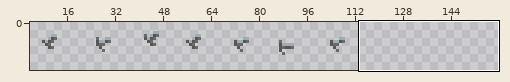
File history of a sprite sheet, overworld/src/assets/sprites/hero_sword/hero_sword_right.png. The picture above shows the old version from afar; the outline marks the close-up.
Close-up. Old version:
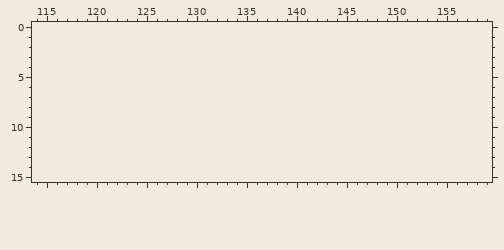
The file is 448x64 pixels, drawn in blocks of 4x4; one block is one cell here. Shown: x 114..159, y 0..15. The old version is drawn lined up with the new one, on the new canvas. The wide view leaves out empty margins.
Palette (. is transparent): 
The same view after the edit:
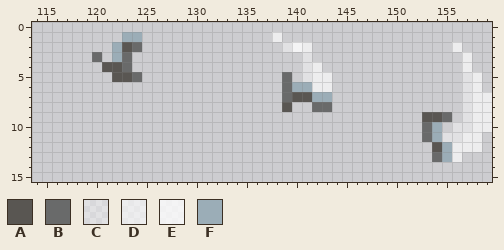
Colours new in this view: A #595652  B #696a6a  C #ffffff67  D #ffffffa4  E #ffffffc9  F #9badb7
The author wrote: half done with sword attack animations
Diff:
canvas 112x16 -> 160x16, the old top-left corner now at 1,0
The edit adds colour A in row 2 at x 123; in row 4 at x 121 to 122; in row 5 at x 122 to 123; in row 7 at x 140 to 141; in row 8 at x 139; in row 9 at x 153 to 154.
The edit adds colour A in row 12 at x 154.
The edit adds colour B in row 2 at x 124; in row 3 at x 120 and 123; in row 4 at x 123; in row 5 at x 124 and 139; in rows 6 to 7 at x 139; in row 8 at x 142 to 143.
The edit adds colour B in row 9 at x 155; in rows 10 to 11 at x 153; in row 13 at x 154.
The edit adds colour C in row 2 at x 139; in rows 3 to 4 at x 141; in row 5 at x 141 and 157; in rows 6 to 9 at x 157; in row 10 at x 156 to 157; in row 11 at x 155 to 156.
The edit adds colour D in row 1 at x 138; in row 2 at x 141 and 156; in row 3 at x 157; in row 4 at x 142 and 157; in rows 5 to 6 at x 142 to 143 and 158; in rows 7 to 10 at x 158 to 159.
The edit adds colour D in row 11 at x 157 to 158; in row 12 at x 156 to 158; in row 13 at x 156.
The edit adds colour E in row 2 at x 140.
The edit adds colour F in row 1 at x 123 to 124; in rows 2 to 3 at x 122; in row 6 at x 140 to 141; in row 7 at x 142 to 143; in rows 10 to 11 at x 154; in rows 12 to 13 at x 155.
Boxes around the changes in both close-ups, in picture pixels (x1, y1, x2, y2):
added: (92, 32, 142, 82)
added: (272, 32, 332, 112)
added: (422, 42, 492, 162)
